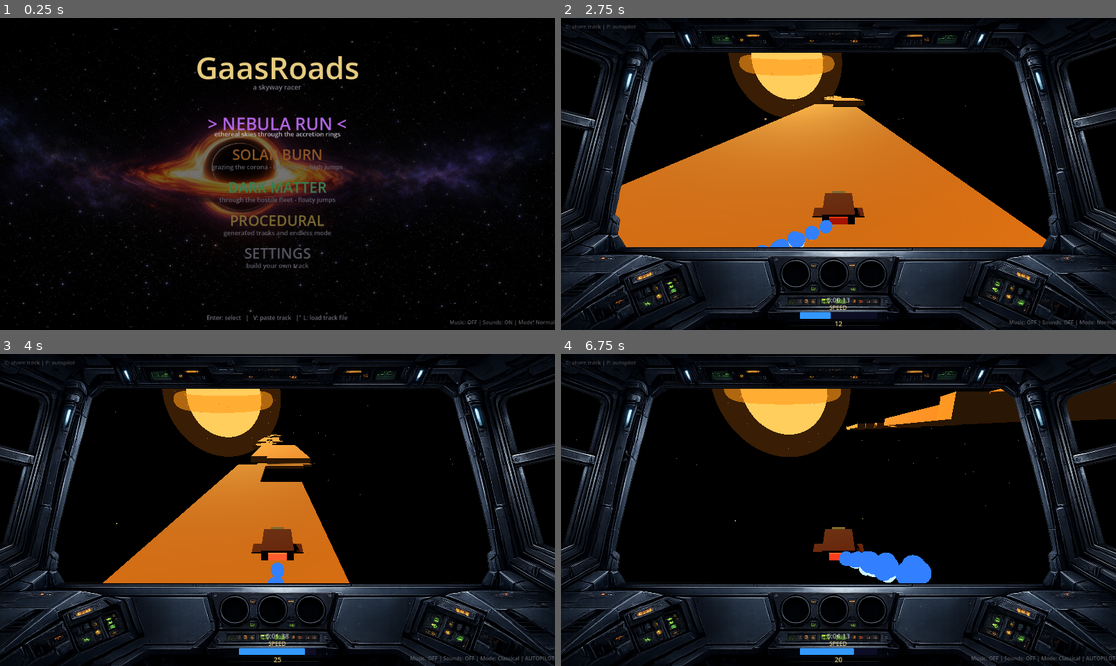
Above: before the commit, frames 1-4 (two rows, left to right).
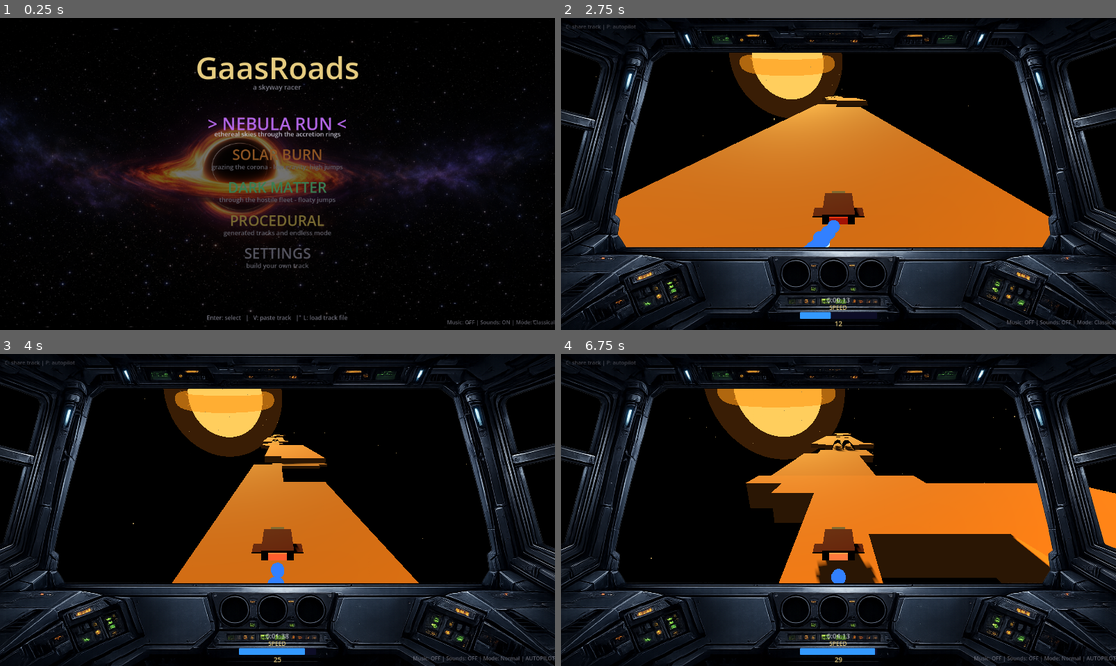
Above: after the commit, the same moments.

Repository: aleksitolvanen/gaasroads
Game: Godot game, scene res://Scenes/MainMenu.tscn
Two runs of this game, one before a commit and one after it. Both use one fixed random seed, a clock stepped at 60 frames per second and the inputs below. Sound files missing from this copy of the repository are replaced by a short silence.
Inputs:
- Up to frame 1 (0.25 s): no input
- Up to frame 2 (2.75 s): tap Enter (ui_accept) at 0.5, 0.77, 1.25, 1.52, 2 s; hold Right (ui_right) 0.53-1.28 s; hold Q 0.53-1.28 s; hold Down (ui_down) 1.28-2.03 s; tap C at 1.35 s; hold Right (ui_right) from 2.03 s (still down); tap N at 2.1 s
- Up to frame 3 (4 s): release Right (ui_right) at 2.78 s; hold Up (ui_up) 2.78-3.53 s; tap B at 2.85 s; tap Enter (ui_accept) at 3.02, 3.77 s; hold Left (ui_left) from 3.53 s (still down); tap P at 3.6 s
- Up to frame 4 (6.75 s): tap V at 4.35 s; tap Enter (ui_accept) at 4.52, 6.02 s; release Left (ui_left) at 5.03 s; hold Down (ui_down) 5.03-5.78 s; tap L at 5.1 s; hold Right (ui_right) 5.78-6.53 s; tap X at 5.85 s; hold Up (ui_up) from 6.53 s (still down); tap Z at 6.6 s

The runs differ from the first frame. In frame 1, 0.1% of the frame differs, in the area x 80-100%, y 96-99%; in frame 2, 3.1%; in frame 3, 6.7%; in frame 4, 22%, in the area x 2-100%, y 8-99%.

Commit message:
Make classical mode the default and convert simulators to it
- solve_level.py simulates classical by default (throttle-scaled
  steering, takeoff-locked drift, tight coyote); --normal for dev mode
- test_autopilot sim ported to classical; heuristic aims the committed
  drift at takeoff and brakes earlier when misaligned
- rail dropout spacing capped to what a locked classical jump can cover
- all 15 authored levels + 28-track sample grid + 320-track constraint
  sweep proven under classical; adversarial movement-tech table now
  tracks both modes

Diff:
--- a/Scripts/game_state.gd
+++ b/Scripts/game_state.gd
@@ -17,7 +17,7 @@
 var endless_best_dist := 0.0
 var custom_idx := [2, 2, 1, 1, 0, 2, 1, 2]
 var sfx_enabled := true
-var classical_mode := false
+var classical_mode := true
 var autopilot := false
 var menu_group := 1
 var menu_track := 0
--- a/Scripts/level_generator.gd
+++ b/Scripts/level_generator.gd
@@ -590,6 +590,10 @@
 	var rw := 1 if it > 0.45 or rng.randf() < 0.5 else 2
 	var nrails := clampi(4 - int(it * 2.0), 2, 4)
 	var spacing := rw + rng.randi_range(1, 2)
+	# a dropout hop is a committed classical jump (steering locks at
+	# takeoff, max 60% of 15 u/s): cap rail separation to that drift
+	var max_sp := maxi(rw + 1, int(0.6 * 15.0 * float(state.lim.air_time) * 0.85 / 2.0))
+	spacing = mini(spacing, max_sp)
 	var span := mini((nrails - 1) * spacing + rw, W)
 	var base := rng.randi_range(0, W - span)
 	var rails: Array = []
--- a/Scripts/test_autopilot.gd
+++ b/Scripts/test_autopilot.gd
@@ -89,6 +89,10 @@
 	var on_floor := false
 	var last_floor_y := 0.5
 	var can_jump := true
+	# classical mode (the game default): steering scales with throttle and
+	# locks for the duration of a jump
+	var jump_airborne := false
+	var locked_lateral := 0.0
 	var level_end_z := -(rows - 1) * TILE_SIZE
 	var max_ticks := int(180.0 / dt)
 
@@ -115,14 +119,17 @@
 			speed -= accel * dt
 		speed = clampf(speed, 0, max_speed)
 
-		# Lateral
-		pos.x += ap.dir * lat_speed * dt
+		# Lateral — classical: throttle-scaled, locked while jump-airborne
+		var eff_lateral: float = ap.dir * lat_speed * (0.25 + 0.35 * speed / max_speed)
+		pos.x += (locked_lateral if jump_airborne else eff_lateral) * dt
 
 		# Jump
 		if ap.jump and (on_floor or can_jump):
 			vy = jump_vel
 			can_jump = false
 			on_floor = false
+			jump_airborne = true
+			locked_lateral = eff_lateral
 
 		# Gravity
 		if not on_floor:
@@ -163,6 +170,7 @@
 						can_jump = true
 					pos.y = floor_top + ship_half_h
 					on_floor = true
+					jump_airborne = false
 					last_floor_y = floor_top
 				else:
 					on_floor = false
@@ -348,6 +356,7 @@
 				break
 
 	# Speed — go fast, only brake for narrow paths and big lateral moves
+	# (classical steering is throttle-scaled and weak, so brake earlier)
 	var target_speed := max_speed
 	var narrow_count := 0
 	for dr in [3, 5, 8]:
@@ -365,8 +374,19 @@
 		target_speed = 16.0
 	elif narrow_count >= 2:
 		target_speed = 22.0
-	if absf(diff) > TILE_SIZE * 3:
-		target_speed = minf(target_speed, 18.0)
+	if absf(diff) > TILE_SIZE * 1.5:
+		target_speed = minf(target_speed, 16.0)
+
+	# Classical: steering locks at takeoff, so a jump commits to its drift.
+	# Aim the locked lateral to land on the target column instead of
+	# carrying whatever steer happened to be held.
+	if need_jump:
+		var air := 0.8
+		var lv_scale := 0.25 + 0.35 * speed / max_speed
+		if absf(diff) < 0.3:
+			steer = 0.0
+		else:
+			steer = clampf(diff / air / (15.0 * lv_scale), -1.0, 1.0)
 
 	# Tunnel overrides
 	if in_tunnel and tunnel_col_now >= 0:
Not shown, changed: TESTING.md
Not shown, changed: solve_level.py
